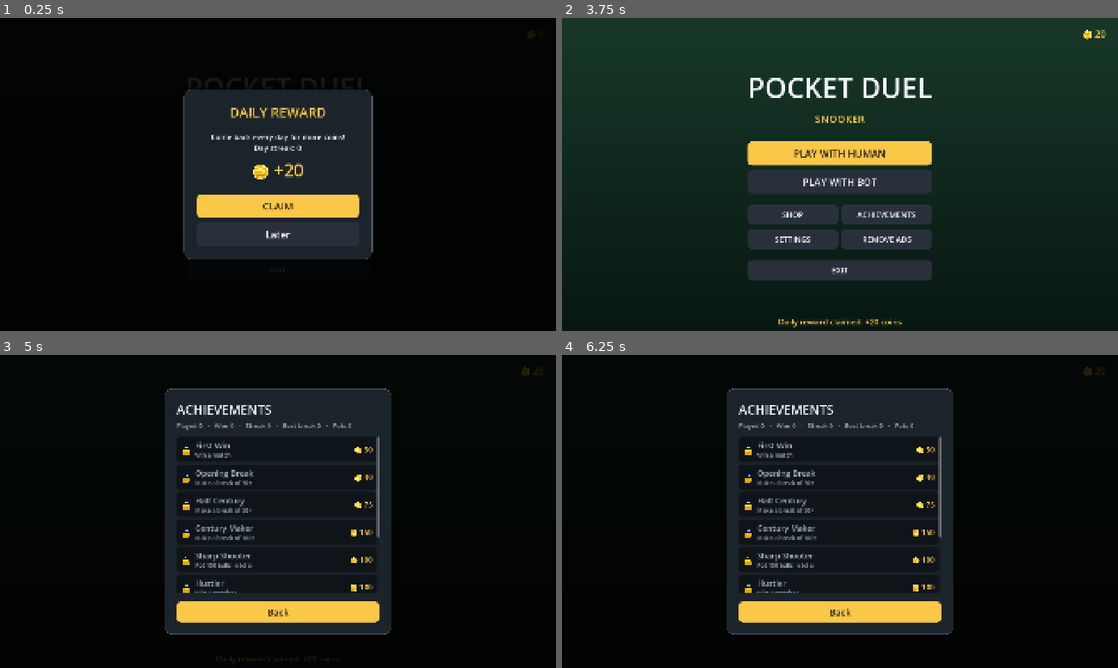
Above: before the commit, frames 1-4 (two rows, left to right).
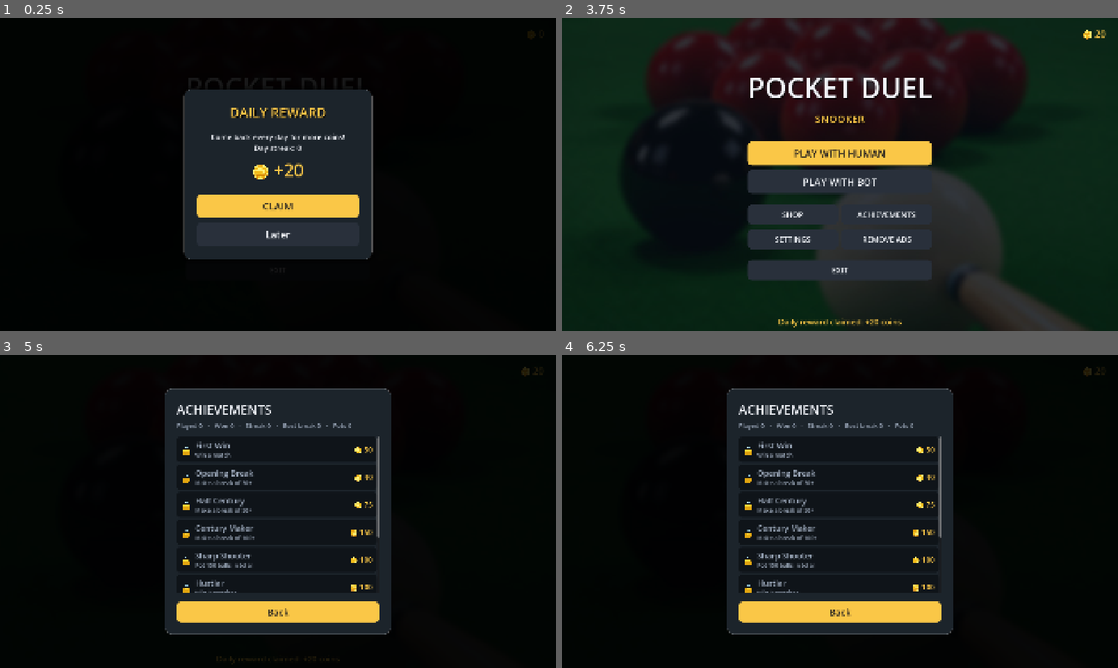
Above: after the commit, the same moments.

Repository: SaadiDK-003/pocket_duel
Game: Godot game, scene res://scenes/main_menu/main_menu.tscn
Two runs of this game, one before a commit and one after it. Both use one fixed random seed, a clock stepped at 60 frames per second and the inputs below.
Inputs:
- Up to frame 1 (0.25 s): no input
- Up to frame 2 (3.75 s): click "PLAY WITH HUMAN" at 0.5 s; click "PLAY WITH HUMAN" at 1.25 s; click "PLAY WITH BOT" at 2 s; click "PLAY WITH BOT" at 2.75 s; click "SHOP" at 3.5 s
- Up to frame 3 (5 s): click "ACHIEVEMENTS" at 4.25 s
- Up to frame 4 (6.25 s): click "REMOVE ADS" at 5 s; click "SHOP" at 5.75 s

The runs differ from the first frame. In frame 1, less than 0.1% of the frame differs, in the area x 42-59%, y 29-32%; in frame 2, 35%, in the area x 11-95%, y 0-100%; in frame 3, less than 0.1%; in frame 4, less than 0.1%.

Commit message:
Title screen: snooker photo backdrop + logo-style title
- Main menu background is now the snooker photo, blurred and darkened, with a
  dark scrim so text/buttons stay legible (replaces the green gradient)
- Title labels get a drop shadow so POCKET DUEL / SNOOKER read as a logo over
  the photo

Co-Authored-By: Claude Opus 4.8 <noreply@anthropic.com>

Diff:
--- a/scripts/main_menu/main_menu.gd
+++ b/scripts/main_menu/main_menu.gd
@@ -26,20 +26,19 @@
 
 
 func _build() -> void:
-	# Background gradient.
-	var grad := Gradient.new()
-	grad.set_color(0, Color(0.09, 0.22, 0.16))
-	grad.set_color(1, Color(0.03, 0.09, 0.07))
-	var gt := GradientTexture2D.new()
-	gt.gradient = grad
-	gt.fill_from = Vector2(0, 0)
-	gt.fill_to = Vector2(0, 1)
+	# Background: the snooker photo, darkened + blurred, cover-scaled to fill.
 	var bg := TextureRect.new()
-	bg.texture = gt
-	bg.stretch_mode = TextureRect.STRETCH_SCALE
+	bg.texture = load("res://assets/ui/menu_bg.jpg")
+	bg.stretch_mode = TextureRect.STRETCH_KEEP_ASPECT_COVERED
 	bg.set_anchors_and_offsets_preset(Control.PRESET_FULL_RECT)
 	bg.mouse_filter = Control.MOUSE_FILTER_IGNORE
 	add_child(bg)
+	# Dark scrim so the title and buttons stay legible over the photo.
+	var scrim := ColorRect.new()
+	scrim.color = Color(0.03, 0.06, 0.10, 0.55)
+	scrim.set_anchors_and_offsets_preset(Control.PRESET_FULL_RECT)
+	scrim.mouse_filter = Control.MOUSE_FILTER_IGNORE
+	add_child(scrim)
 
 	var center := CenterContainer.new()
 	center.set_anchors_and_offsets_preset(Control.PRESET_FULL_RECT)
@@ -100,6 +99,11 @@
 	l.horizontal_alignment = HORIZONTAL_ALIGNMENT_CENTER
 	l.add_theme_font_size_override("font_size", size)
 	l.add_theme_color_override("font_color", color)
+	# Drop shadow so titles read clearly over the photo background.
+	l.add_theme_color_override("font_shadow_color", Color(0, 0, 0, 0.6))
+	l.add_theme_constant_override("shadow_offset_x", 3)
+	l.add_theme_constant_override("shadow_offset_y", 4)
+	l.add_theme_constant_override("shadow_outline_size", 2)
 	parent.add_child(l)
 
 
Binary file added: assets/ui/menu_bg.jpg
Not shown, added: assets/ui/menu_bg.jpg.import
